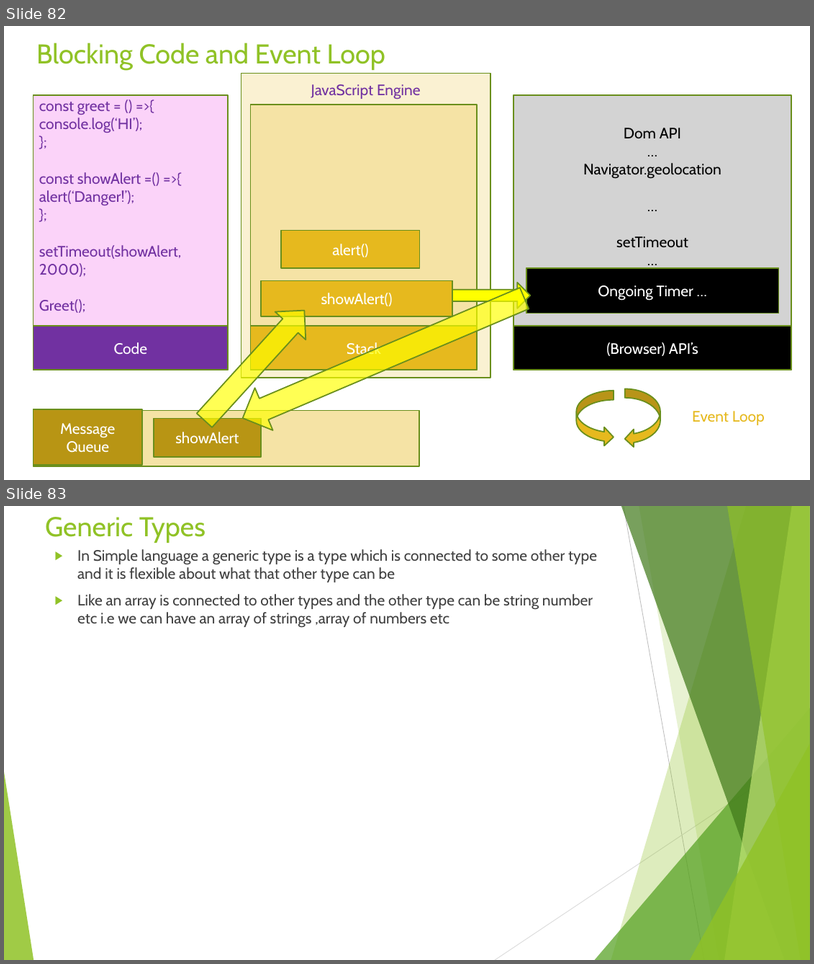
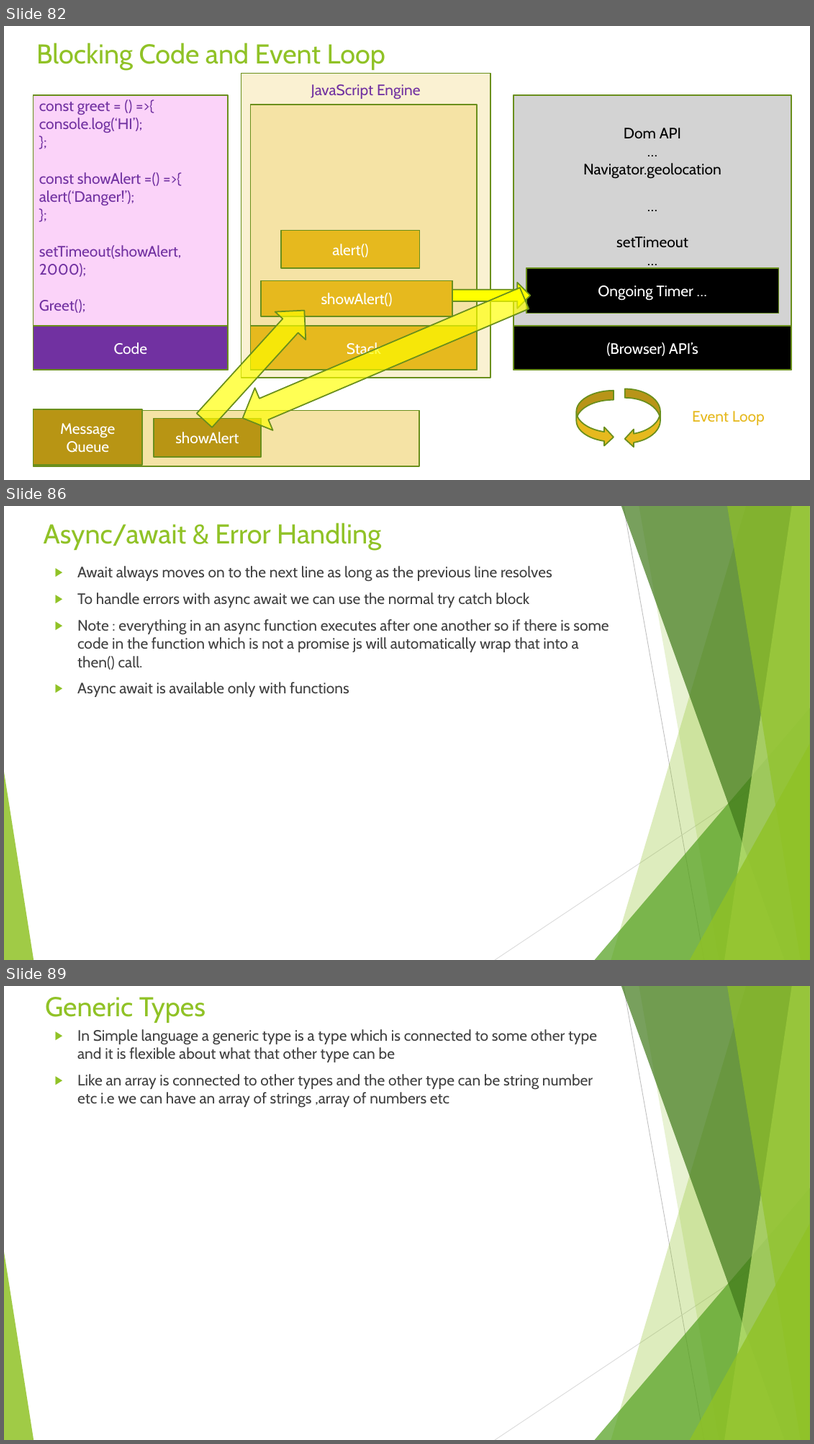
Before and after one commit to rudhrainfogain/TypeScript, a slide deck: PPT/TypeScriptv7.pptx. Shown one above the other, each under a label of ours: slides 82 and 83 before the commit, slides 82, 86 and 89 after it; the slides between them are not shown. The pictures are 814x964 and 814x1444 pixels, drawn with LibreOffice and Linux fonts; fonts in the diff are those of the drawing. Boxes give left, top, right and bottom in pixels: in the first picture for what was removed or moved away, otherwise in the second. Text is boxed around its words. In the diff, an @@ line names an element or a change of style, - is before the commit and + after.

```diff
--- a/PPT/TypeScriptv7.pptx
+++ b/PPT/TypeScriptv7.pptx
@@ slide 86 added at (x1=4, y1=506, x2=810, y2=960), background #FFFFFF; not listed: 10 template elements that a slide beside it also shows @@
@@ title added at (x1=44, y1=523, x2=381, y2=550), 32.4 pt, text #90C226 @@
+Async/await & Error Handling
@@ text added at (x1=77, y1=566, x2=609, y2=697), 18 pt, text #404040 @@
+▶ Await always moves on to the next line as long as the previous line resolves
+▶ To handle errors with async await we can use the normal try catch block
+▶ Note : everything in an async function executes after one another so if there is some code in the function which is not a promise js will automatically wrap that into a then() call.
+▶ Async await is available only with functions
@@ what was slide 83 is now slide 89 @@
```
Also in this commit, not shown: 5 other slides added, 3 other files.
